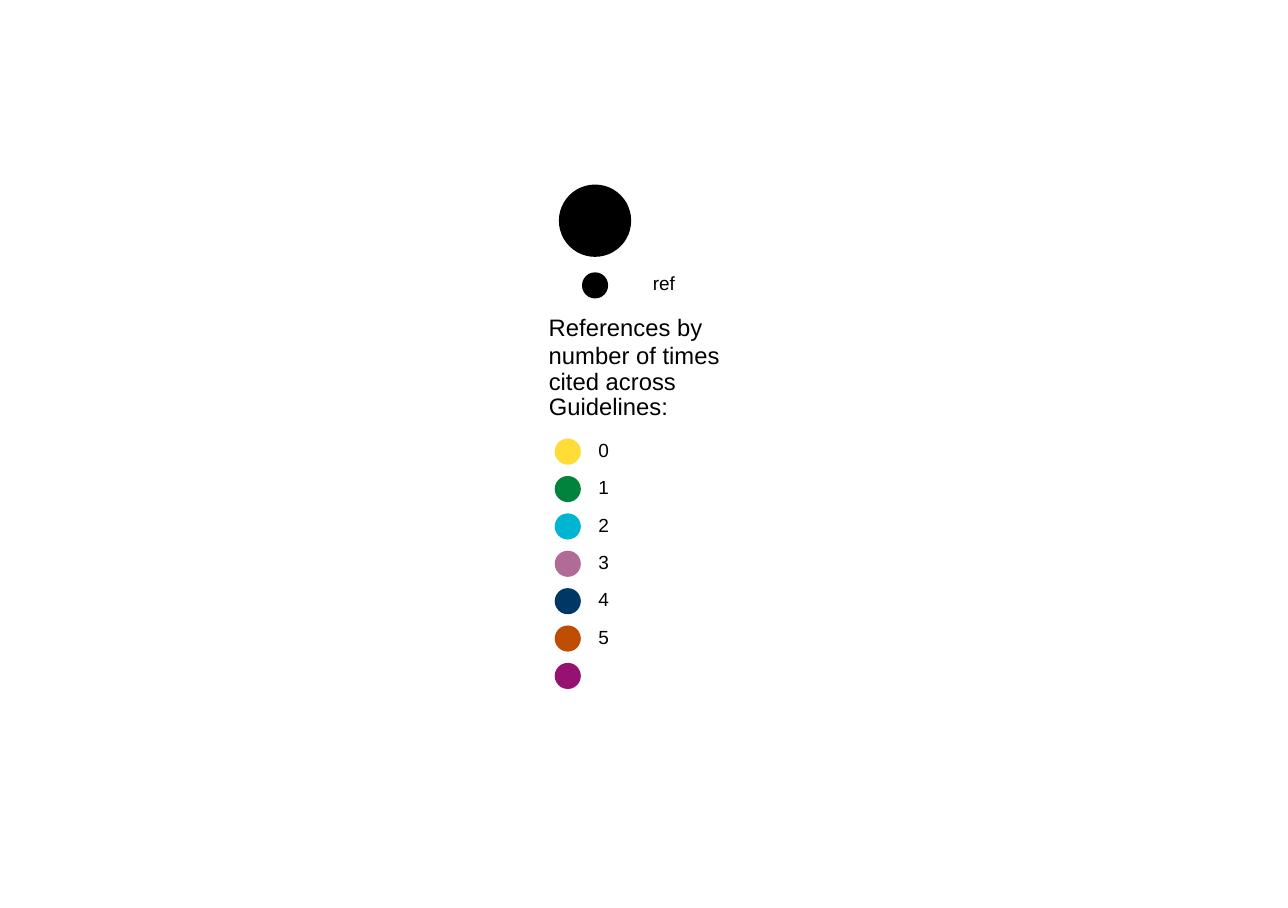
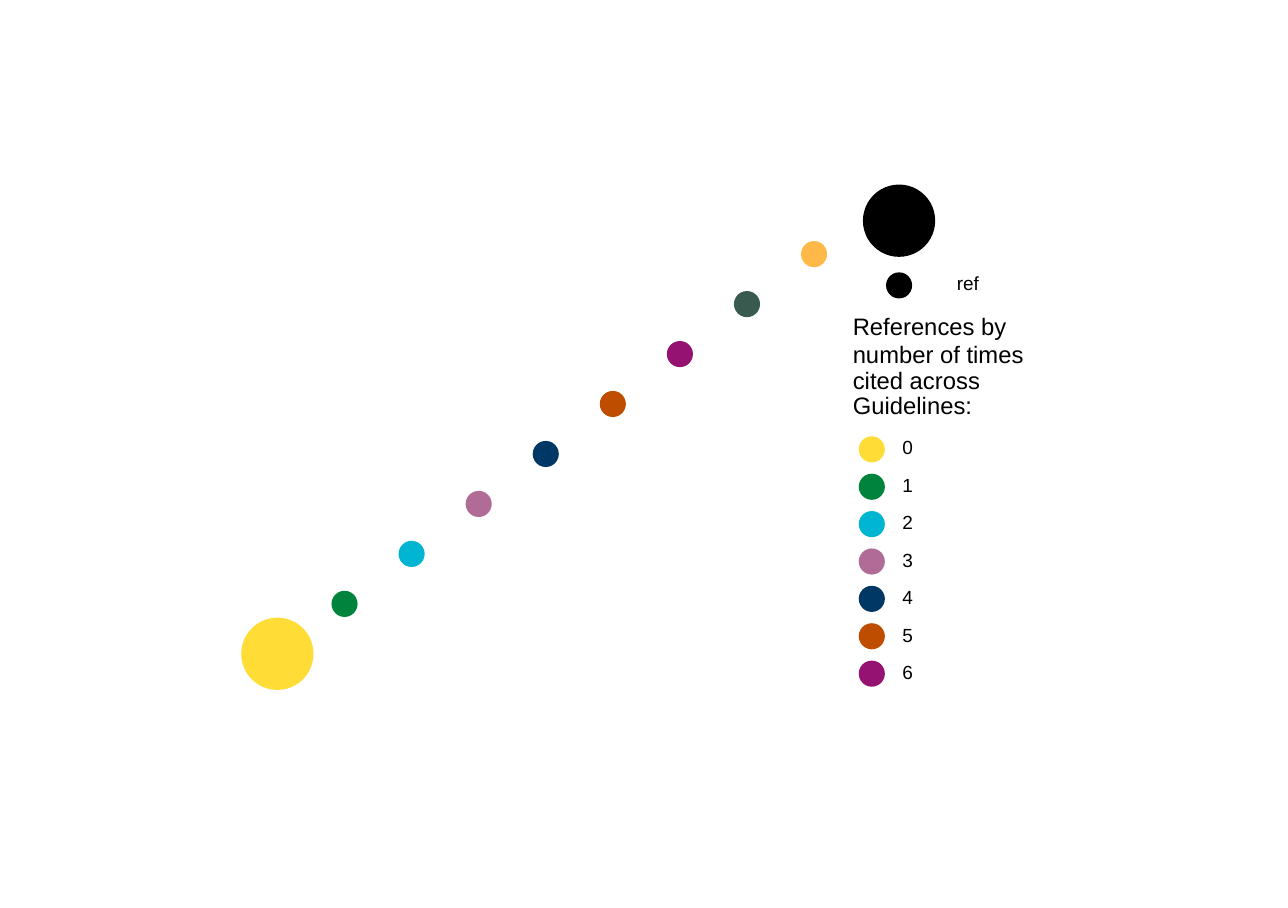
Before and after one commit to marissasmith8/Citation-Network-Analysis, a slide deck: slide 1 of outputs/scale.pptx. Drawn at 1288x908 pixels with LibreOffice and Linux fonts; fonts in the diff are those of the drawing. Boxes give left, top, right and bottom in pixels: in the first picture for what was removed or moved away, otherwise in the second. Text is boxed around its words. In the diff, an @@ line names an element or a change of style, - is before the commit and + after.

```diff
--- a/outputs/scale.pptx
+++ b/outputs/scale.pptx
@@ rectangle: place and size @@
-rectangle at bbox=[251, 240, 1037, 668]
+rectangle at bbox=[251, 234, 1037, 673]
@@ ellipse: place and size @@
-ellipse at bbox=[556, 477, 581, 501]
+ellipse at bbox=[802, 241, 827, 266]
@@ ellipse at bbox=[802, 241, 827, 266]: fill #00843D to #FFB948; outline #00843D 0.71 pt to #FFB948 0.71 pt @@
@@ ellipse: place and size @@
-ellipse at bbox=[556, 439, 581, 464]
+ellipse at bbox=[735, 291, 760, 316]
@@ ellipse at bbox=[735, 291, 760, 316]: fill #FFDC36 to #385A4F; outline #FFDC36 0.71 pt to #385A4F 0.71 pt @@
@@ ellipse: place and size @@
-ellipse at bbox=[556, 551, 581, 576]
+ellipse at bbox=[886, 273, 911, 297]
@@ ellipse at bbox=[886, 273, 911, 297]: fill #B06C96 to #000000; outline #B06C96 0.71 pt to #000000 0.71 pt @@
@@ ellipse: place and size @@
-ellipse at bbox=[556, 589, 581, 614]
+ellipse at bbox=[534, 442, 559, 467]
@@ ellipse: place and size @@
-ellipse at bbox=[556, 514, 581, 539]
+ellipse at bbox=[399, 542, 424, 567]
@@ ellipse: place and size @@
-ellipse at bbox=[582, 273, 607, 297]
+ellipse at bbox=[332, 592, 357, 617]
@@ ellipse at bbox=[332, 592, 357, 617]: fill #000000 to #00843D; outline #000000 0.71 pt to #00843D 0.71 pt @@
@@ 4 texts: place and size @@
-4 texts at bbox=[598, 481, 609, 645]
+4 texts at bbox=[902, 479, 913, 643]
@@ ellipse: place and size @@
-ellipse at bbox=[559, 185, 629, 255]
+ellipse at bbox=[241, 618, 311, 688]
@@ ellipse at bbox=[241, 618, 311, 688]: fill #000000 to #FFDC36; outline #000000 0.71 pt to #FFDC36 0.71 pt @@
@@ 7 texts, 2 ellipses: place and size @@
-7 texts, 2 ellipses at bbox=[549, 276, 720, 688]
+7 texts, 2 ellipses at bbox=[853, 276, 1024, 687]
@@ group added at bbox=[466, 185, 934, 679]: 9 ellipses, 1 text @@
+6
```
Also in this commit, not shown: 6 other files.
